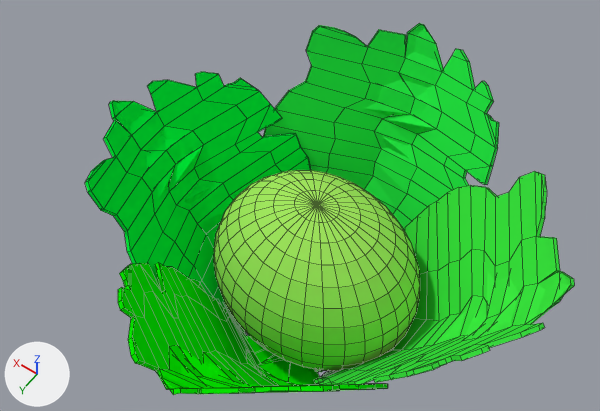
An edit to the Blender file Botanical Provision Mark-2/Assets/Models/Blender_File/Lettuce Growing.blend, drawn before and after from the same camera.
One viewpoint serves both versions: a 50 mm camera at (-22.4, 26.6, 57.6) aimed at (-1.6, -2.5, 11.8). The lights are fixed; the arrows at lower left show +X, +Y and +Z. Mesh edges are drawn as thin lines.
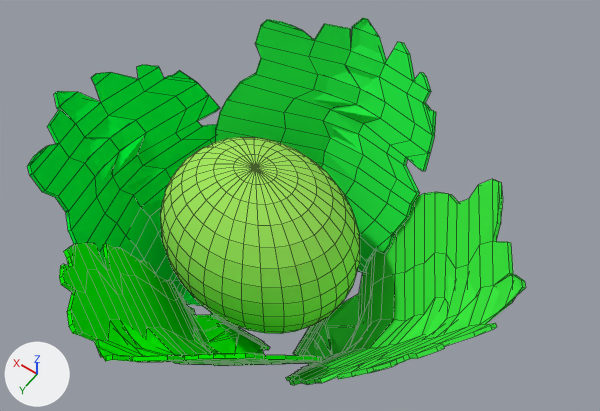
Where the change shows, as pixel boxes (x1, y1, x2, y2) in the pictures (600 x 411 px):
'Sphere', moved: before (214, 170, 420, 371); after (160, 137, 360, 334)
'Cube.001', moved: before (263, 23, 499, 231); after (216, 18, 436, 273)
'Cube', moved: before (85, 72, 310, 327); after (27, 65, 220, 318)
'Cube.003', moved: before (314, 171, 574, 385); after (286, 179, 526, 385)
'Cube.002', moved: before (118, 263, 388, 395); after (59, 243, 321, 366)

The change in detail:
Object 'Cube' (ob_cube) moves from (1.69, 0.75, 9.7) to (7.58, 0.75, 7.23).
Object 'Cube.001' (ob_cube_001) moves from (-4.81, -7.43, 10.21) to (-0.35, -7.38, 8.61).
Object 'Cube.002' (ob_cube_002) moves from (-5.22, 7.77, 10.23) to (-0.43, 7.91, 8.55).
Object 'Cube.003' (ob_cube_003) moves from (-11.88, 0.09, 10.34) to (-9.55, 0.09, 8.0).
Object 'Sphere' (ob_sphere) moves from (-4.74, 0.12, 9.58) to (0.06, 0.12, 9.83).
